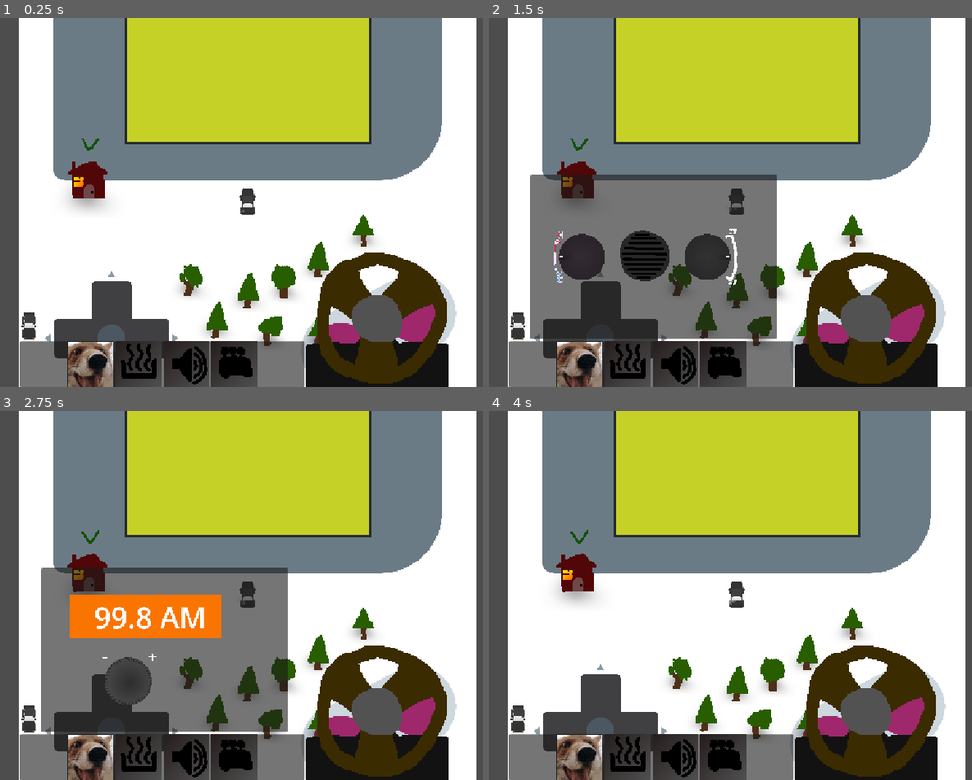
Above: before the commit, frames 1-4 (two rows, left to right).
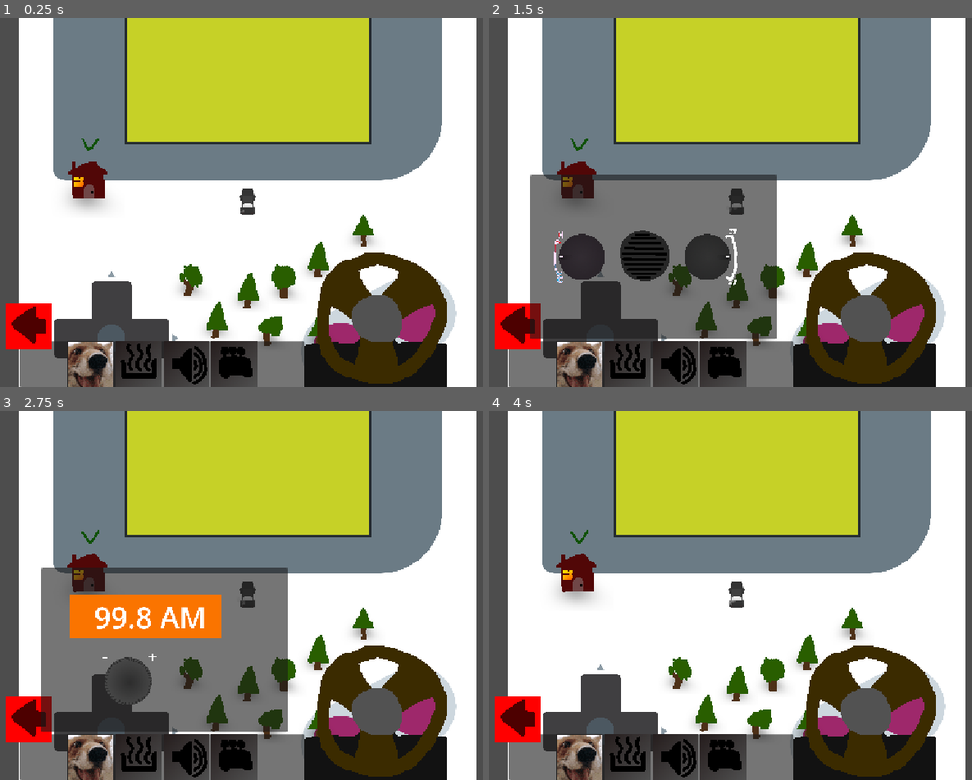
Above: after the commit, the same moments.

Repository: DBorgKiwami/game-jam-2
Game: Godot game, scene res://levels/testlevel.tscn
The game is run twice, just before and just after one commit, with the same random seed, the same clock (stepped at 60 frames per second) and the same inputs. The engine's default icon, where the game draws it, is replaced by a stand-in: a white triangle on a blue panel in a dark square.
Inputs (mouse positions are in pixels of both pictures, inside the frame that each line leads up to):
- Up to frame 1 (0.25 s): no input
- Up to frame 2 (1.5 s): click (580, 364) at 0.5 s; click (629, 364) at 1.25 s
- Up to frame 3 (2.75 s): click (188, 757) at 2 s
- Up to frame 4 (4 s): click (720, 757) at 2.75 s; click (517, 717) at 3.5 s

The runs differ from the first frame. In frame 1, 1.3% of the frame differs, in the area x 1-93%, y 77-100%; in frame 2, 1.3%; in frame 3, 1.3%; in frame 4, 1.3%.

Commit message:
Highrise prop sprites

Diff:
--- a/ui/toolbar.tscn
+++ b/ui/toolbar.tscn
@@ -4,7 +4,7 @@
 [ext_resource type="Texture2D" uid="uid://wviha2wioqlf" path="res://images/fsos.png" id="1_gb7al"]
 [ext_resource type="Texture2D" uid="uid://di8abe44rp8bk" path="res://images/icon.svg" id="2_ata6n"]
 [ext_resource type="PackedScene" uid="uid://bq6dbw55wnsw0" path="res://minigames/testminigame.tscn" id="2_gb7al"]
-[ext_resource type="Texture2D" uid="uid://cutcbvyemtb80" path="res://images/car_long_black_04.png" id="2_h6tbp"]
+[ext_resource type="Texture2D" uid="uid://b0kj2etea1f42" path="res://images/backbutton.png" id="3_wcfn2"]
 [ext_resource type="PackedScene" uid="uid://c0q51j3dsg355" path="res://minigames/radio.tscn" id="5_e376i"]
 [ext_resource type="Texture2D" uid="uid://biaoop45bdjv0" path="res://images/steeringwheel.png" id="5_m6d4s"]
 [ext_resource type="PackedScene" uid="uid://c5xku7oeeh1x8" path="res://minigames/heater.tscn" id="6_4dapg"]
@@ -24,9 +24,9 @@
 anchor_top = 1.0
 anchor_right = 0.5
 anchor_bottom = 1.0
-offset_left = 101.78003
+offset_left = 100.0
 offset_top = -250.0
-offset_right = 351.7802
+offset_right = 350.00018
 grow_horizontal = 2
 grow_vertical = 0
 texture = ExtResource("6_i38vh")
@@ -61,7 +61,7 @@
 offset_top = -67.0
 offset_right = 56.0
 offset_bottom = 13.0
-texture_normal = ExtResource("2_h6tbp")
+texture_normal = ExtResource("3_wcfn2")
 ignore_texture_size = true
 stretch_mode = 5
 
Binary file added: images/highrise1.png
Not shown, added: images/highrise1.png.import
Binary file added: images/highrise2.png
Not shown, added: images/highrise2.png.import
Binary file added: images/highrise3.png
Not shown, added: images/highrise3.png.import
Binary file added: images/highrise4.png
Not shown, added: images/highrise4.png.import
